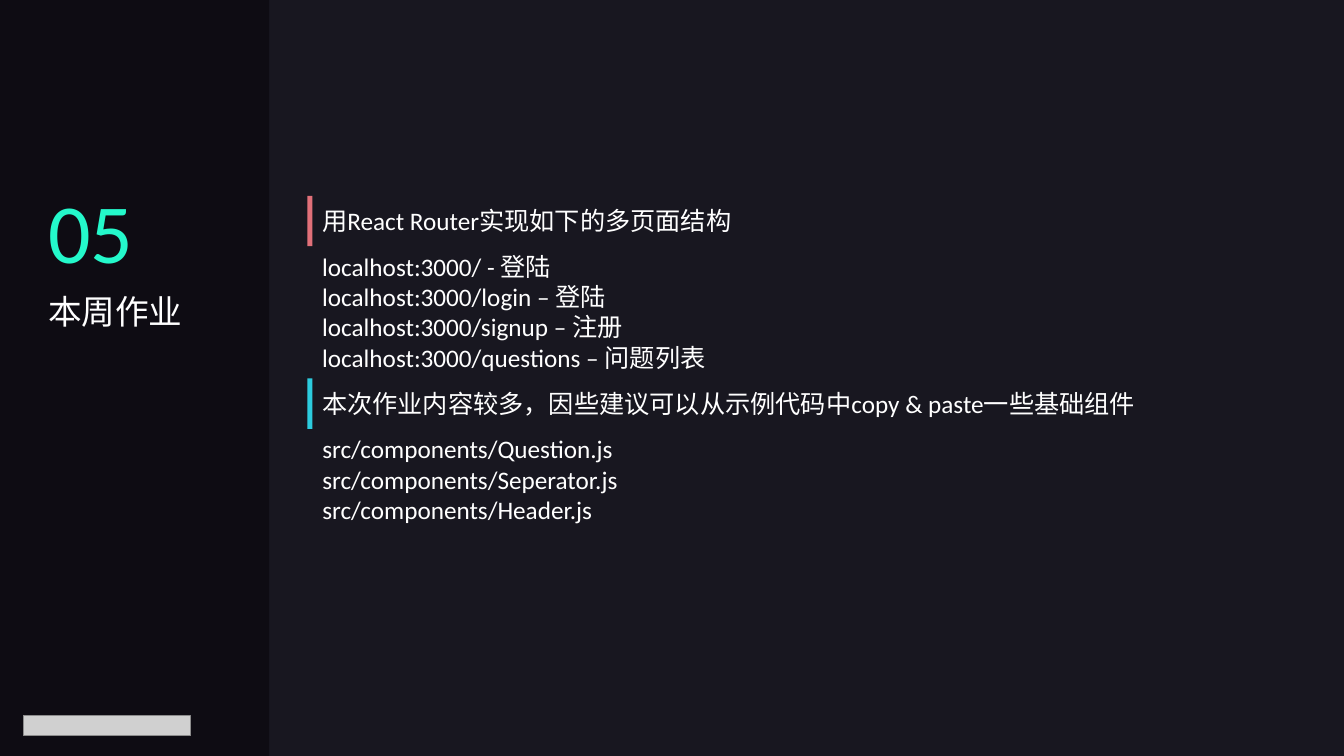
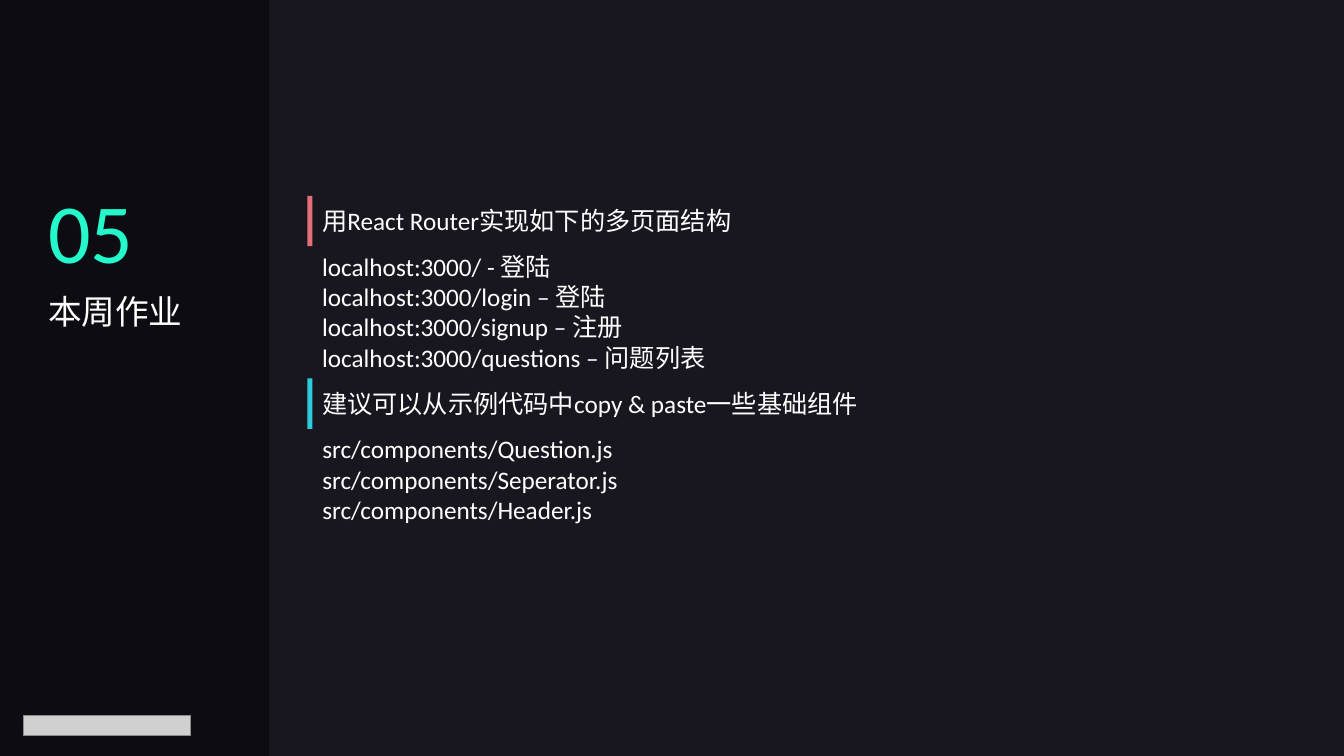
Before and after one commit to luqiuyuan/reactjs_course, a slide deck: slide 7 of lectures/lecture03.pptx. Drawn at 1344x756 pixels with LibreOffice and Linux fonts; fonts in the diff are those of the drawing; grey boxes stand for pictures. Boxes give left, top, right and bottom in pixels: in the first picture for what was removed or moved away, otherwise in the second. Text is boxed around its words. In the diff, an @@ line names an element or a change of style, - is before the commit and + after.

Commit message:
Change a bit on slides

```diff
--- a/lectures/lecture03.pptx
+++ b/lectures/lecture03.pptx
@@ text at <box>322,392,858,417</box>: text changed @@
-本次作业内容较多，因些建议可以从示例代码中copy & paste一些基础组件
+建议可以从示例代码中copy & paste一些基础组件
```
